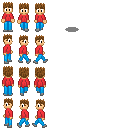
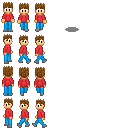
Revision of a layered 128 x 128 image; what changed, layer by layer:
painted on "Layer 14" over 3, 47, 48, 64
removed layer "4.4" over 3, 47, 48, 64
